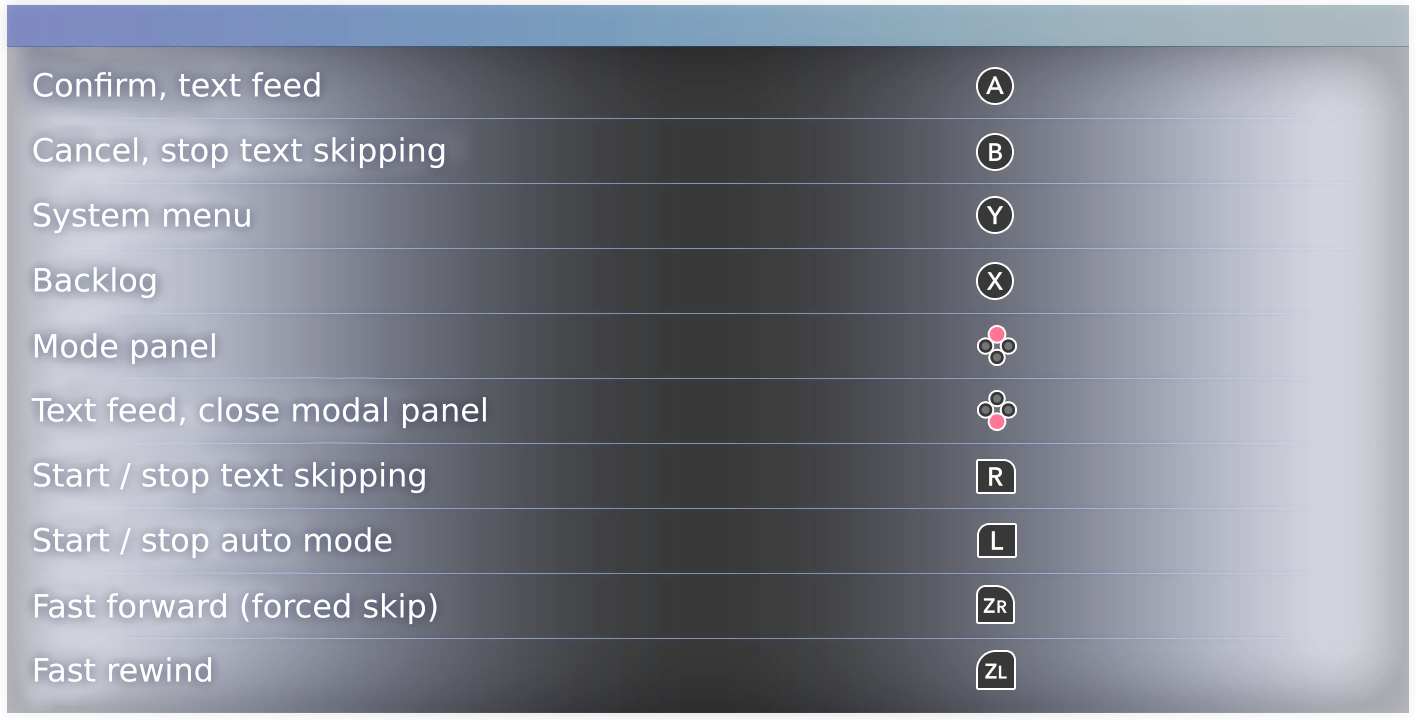
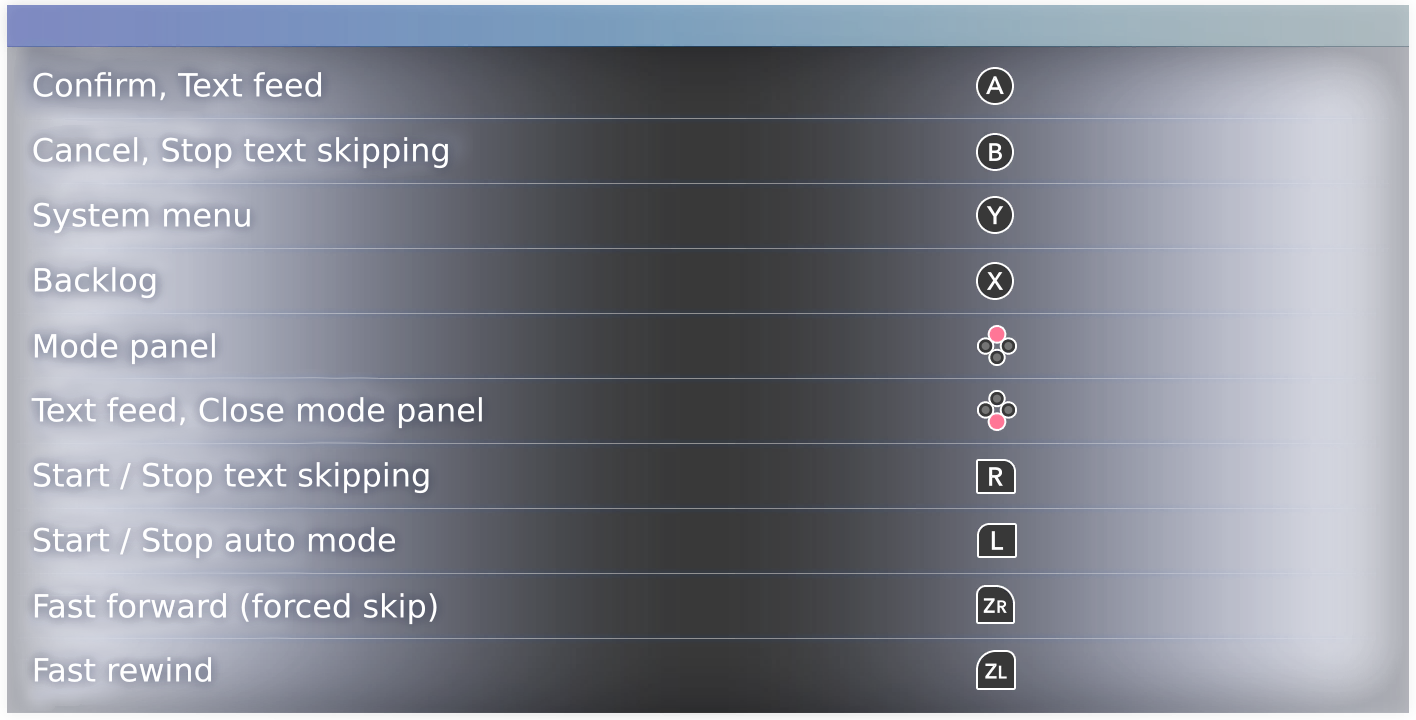
Revision of a layered 1416px x 720px image; what changed, layer by layer:
painted on "background" over bbox(129, 63, 493, 563)
